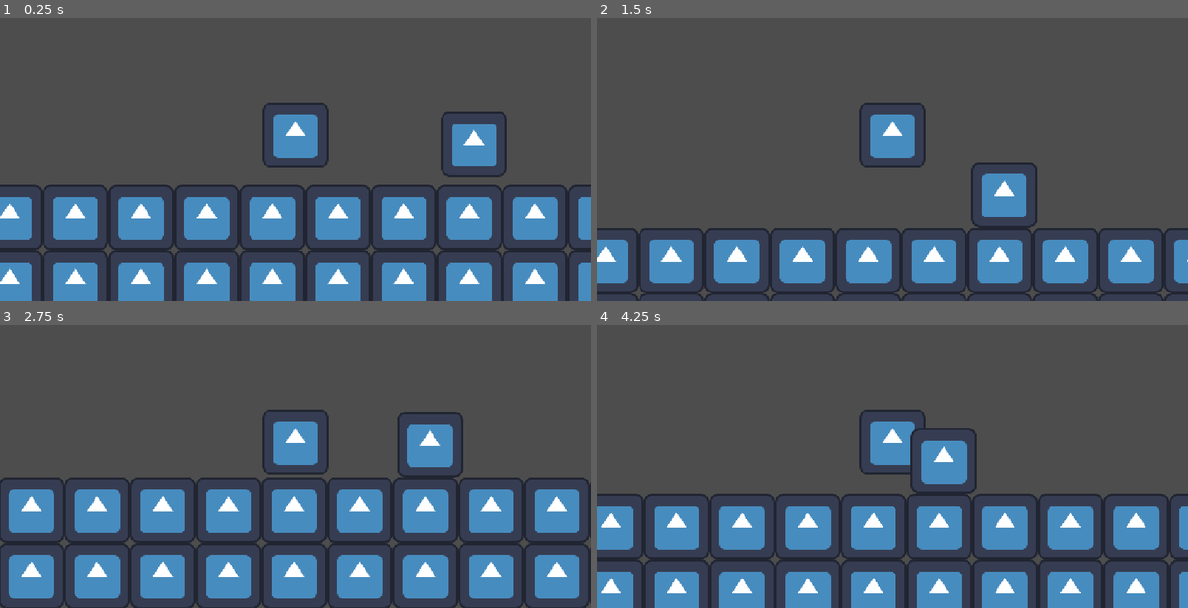
Above: before the commit, frames 1-4 (two rows, left to right).
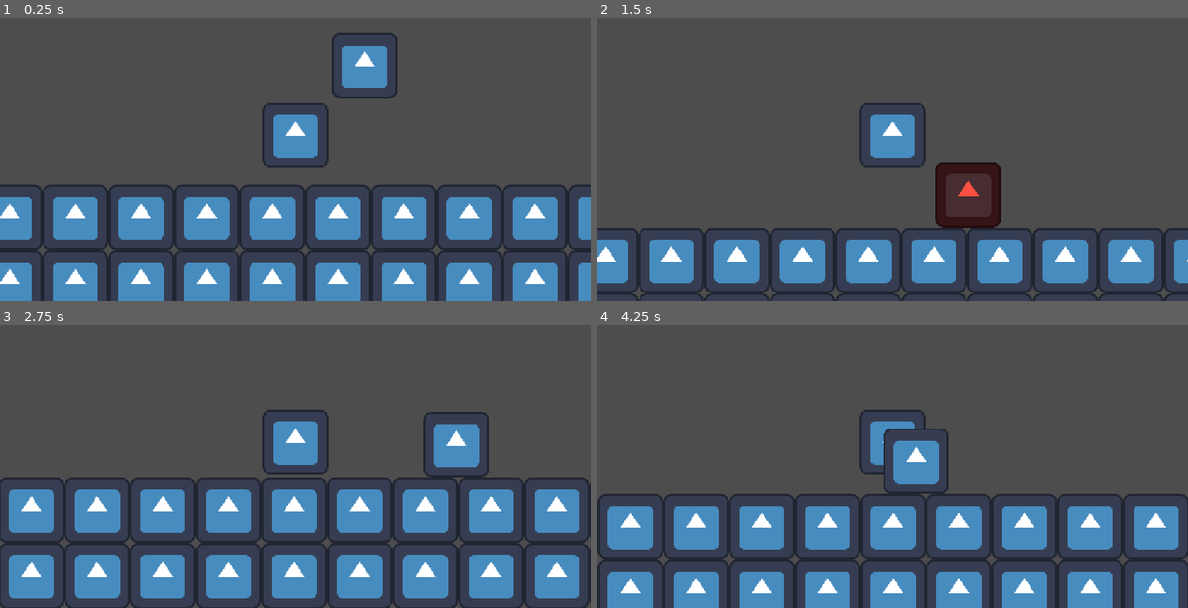
Above: after the commit, the same moments.

Repository: YiepFox/mmj-finale-game
Game: Godot game, scene res://Scenes/Parasite/node_2d.tscn
Same seed, same stepped clock (60 frames per second), same inputs: the game is played once before the commit and once after it. The project has no main scene, so this scene is started directly. The engine's default icon, where the game draws it, is replaced by a stand-in: a white triangle on a blue panel in a dark square.
Inputs (mouse positions are in pixels of both pictures, inside the frame that each line leads up to):
- Up to frame 1 (0.25 s): no input
- Up to frame 2 (1.5 s): move the mouse to (1022, 119) at 0.52 s; hold D (move_right) from 0.53 s (still down); click (1022, 119) at 0.6 s; tap Space (jump) at 0.77 s; move the mouse to (774, 151) at 1.27 s; click (774, 151) at 1.35 s
- Up to frame 3 (2.75 s): tap Space (jump) at 1.52 s; move the mouse to (354, 370) at 2.02 s; release D (move_right) at 2.03 s; hold A (move_left) from 2.03 s (still down); tap X (interact) at 2.1 s; click (354, 370) at 2.3 s
- Up to frame 4 (4.25 s): move the mouse to (862, 508) at 2.77 s; release A (move_left) at 2.78 s; hold D (move_right) from 2.78 s (still down); click (862, 508) at 2.85 s; tap Space (jump) at 3.02, 3.77 s; move the mouse to (1069, 491) at 3.52 s; click (1069, 491) at 3.6 s

The runs differ from the first frame. In frame 1, 2.9% of the frame differs, in the area x 56-86%, y 5-57%; in frame 2, 3.4%; in frame 3, 1.8%; in frame 4, 23%, in the area x 0-100%, y 36-100%.

Commit message:
new version of the enemy with pushing

Diff:
--- a/Scenes/Parasite/node_2d.tscn
+++ b/Scenes/Parasite/node_2d.tscn
@@ -12,7 +12,8 @@
 
 [sub_resource type="TileSet" id="TileSet_r61m7"]
 tile_size = Vector2i(128, 128)
-physics_layer_0/collision_layer = 1
+physics_layer_0/collision_layer = 3
+physics_layer_0/collision_mask = 3
 sources/0 = SubResource("TileSetAtlasSource_djyds")
 
 [node name="Node2D" type="Node2D" unique_id=1485365557]
@@ -25,4 +26,4 @@
 position = Vector2(-19, -105)
 
 [node name="prototype_emeny" parent="." unique_id=1170672184 instance=ExtResource("3_ciqra")]
-position = Vector2(329, -108)
+position = Vector2(116, -261)
--- a/Scenes/Parasite/parasite.gd
+++ b/Scenes/Parasite/parasite.gd
@@ -27,7 +27,6 @@
 
 ##Check if the player is on dry land
 var _is_in_ground:bool = false
-
 ##The current enemy that is on the attack_area
 var _current_enemy = null
 
@@ -42,7 +41,7 @@
 
 	if _current_enemy and Input.is_action_just_pressed("attack"):
 		_current_enemy._life -= 1
-		_current_enemy._damage()
+		_current_enemy._damage(position)
 
 	move_and_slide()
 
--- a/Scenes/Parasite/parasite.tscn
+++ b/Scenes/Parasite/parasite.tscn
@@ -22,6 +22,8 @@
 [node name="Camera" type="Camera2D" parent="." unique_id=500657537]
 
 [node name="attack area" type="Area2D" parent="." unique_id=1513326212]
+collision_layer = 2
+collision_mask = 2
 
 [node name="CollisionShape2D" type="CollisionShape2D" parent="attack area" unique_id=860770590]
 position = Vector2(78.25, 0)
--- a/Scenes/enemy/prototype_emeny.gd
+++ b/Scenes/enemy/prototype_emeny.gd
@@ -1,8 +1,16 @@
 extends CharacterBody2D
 class_name Enemy
 
-var _default_life = 3
+##The default life at the start of the game
+var _default_life = 5
+##the current life
 var _life = _default_life
+##the force of the push when the parasite push the Enemy
+var _push_force = 300
+
+var _is_pushing:bool = false
+
+var push_angle:float
 
 func _physics_process(delta: float) -> void:
 
@@ -12,11 +20,24 @@
 	if _life <= 0:
 		queue_free()
 
+	if _is_pushing and not velocity <= Vector2.from_angle(push_angle):
+		velocity += Vector2.from_angle(push_angle) * delta * 300
+	else:
+		if _is_pushing:
+			velocity = Vector2.ZERO
+		_is_pushing = false
+
 	move_and_slide()
 
-func _damage() -> void:
+func _damage(_from_position) -> void:
+
 	var tween = get_tree().create_tween()
 	tween.tween_property(self, "modulate", Color8(255, 80, 64), 0.1).set_trans(Tween.TRANS_EXPO)
 	await tween.finished
 	var tween2 = get_tree().create_tween()
 	tween2.tween_property(self, "modulate", Color.WHITE, 0.3).set_trans(Tween.TRANS_QUAD)
+
+	_is_pushing = true
+	push_angle = position.angle_to_point(_from_position)
+	var vector2_angle = Vector2.from_angle(push_angle + deg_to_rad(180))
+	velocity = vector2_angle * _push_force
--- a/Scenes/enemy/prototype_emeny.tscn
+++ b/Scenes/enemy/prototype_emeny.tscn
@@ -7,6 +7,8 @@
 size = Vector2(128, 128)
 
 [node name="prototype_emeny" type="CharacterBody2D" unique_id=1170672184]
+collision_layer = 2
+collision_mask = 2
 script = ExtResource("1_l6mxi")
 
 [node name="CollisionShape2D" type="CollisionShape2D" parent="." unique_id=681972411]
